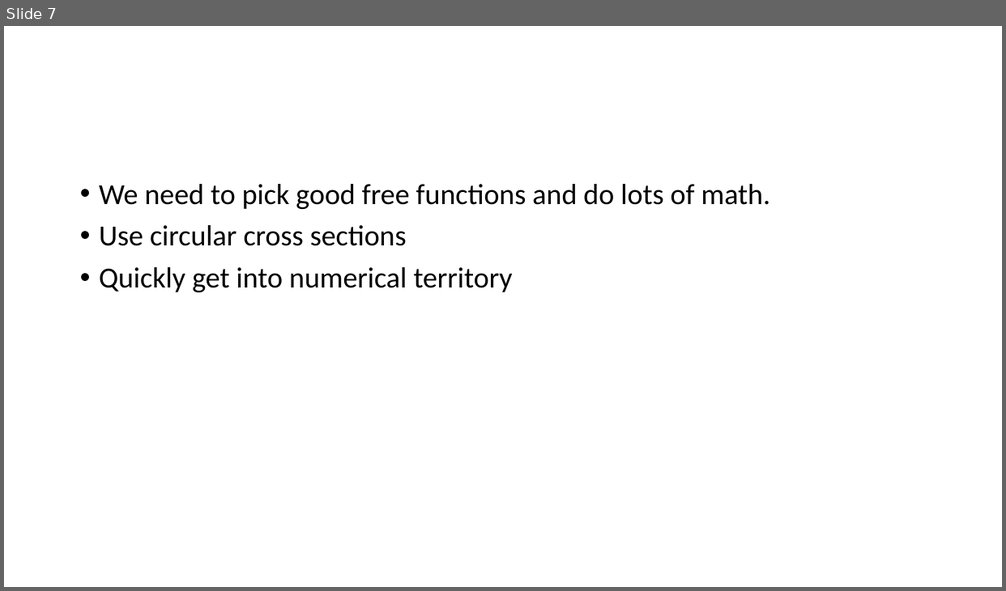
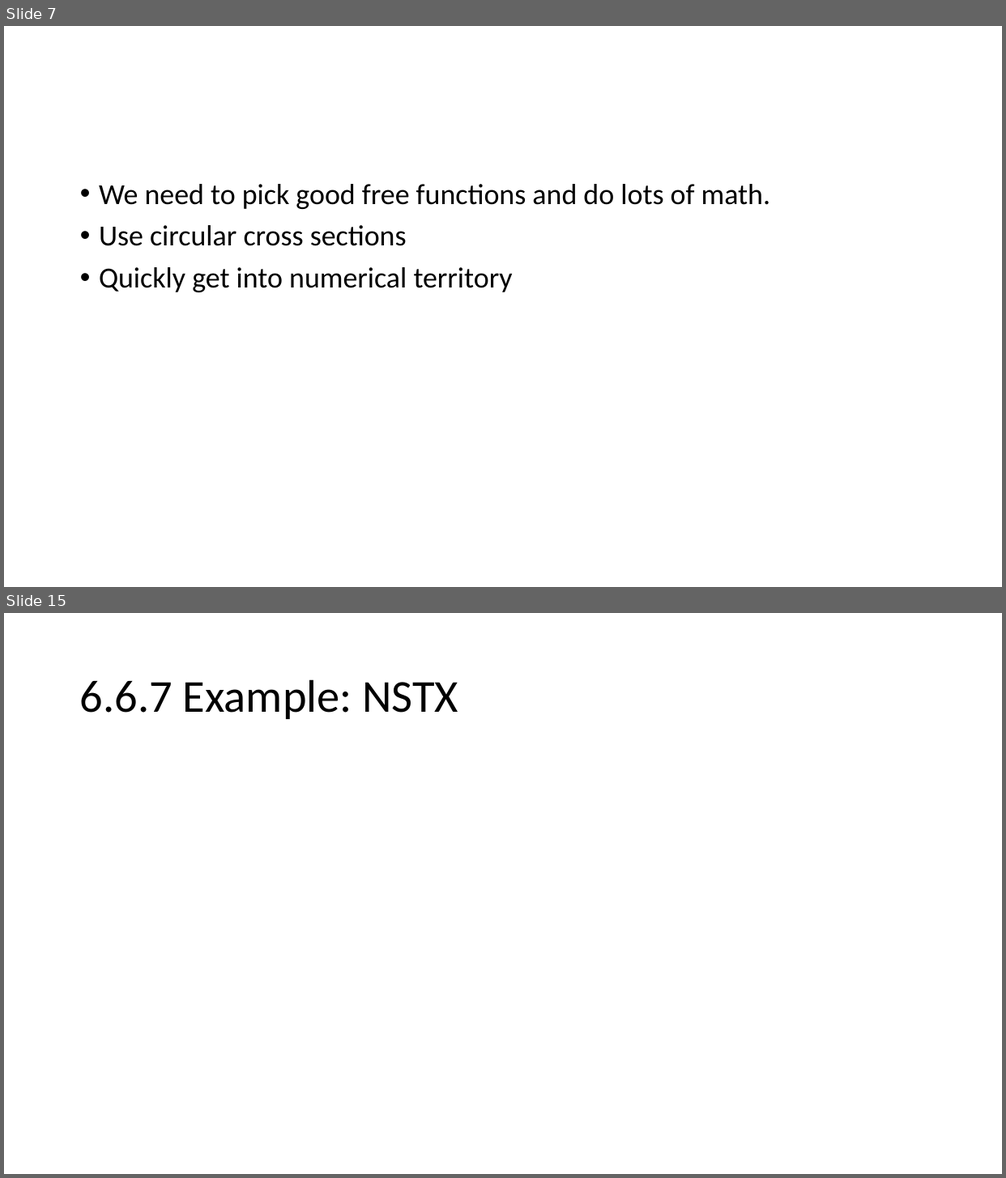
Before and after one commit to bartlettnbb2/academia, a slide deck: Presentations/IdealMHD_ch6.pptx. Shown one above the other, each under a label of ours: slide 7 before the commit, slides 7 and 15 after it; the slides between them are not shown. The pictures are 1006x591 and 1006x1178 pixels, drawn with LibreOffice and Linux fonts; fonts in the diff are those of the drawing; grey boxes stand for pictures. Boxes give left, top, right and bottom in pixels: in the first picture for what was removed or moved away, otherwise in the second. Text is boxed around its words. In the diff, an @@ line names an element or a change of style, - is before the commit and + after.

```diff
--- a/Presentations/IdealMHD_ch6.pptx
+++ b/Presentations/IdealMHD_ch6.pptx
@@ slide 15 added at box(4, 613, 1002, 1174), background #FFFFFF @@
@@ title added at box(80, 679, 459, 719), 44 pt, text #000000 @@
+6.6.7 Example: NSTX
```
Also in this commit, not shown: 1 slide changed, 10 other slides added, 1 other file.
